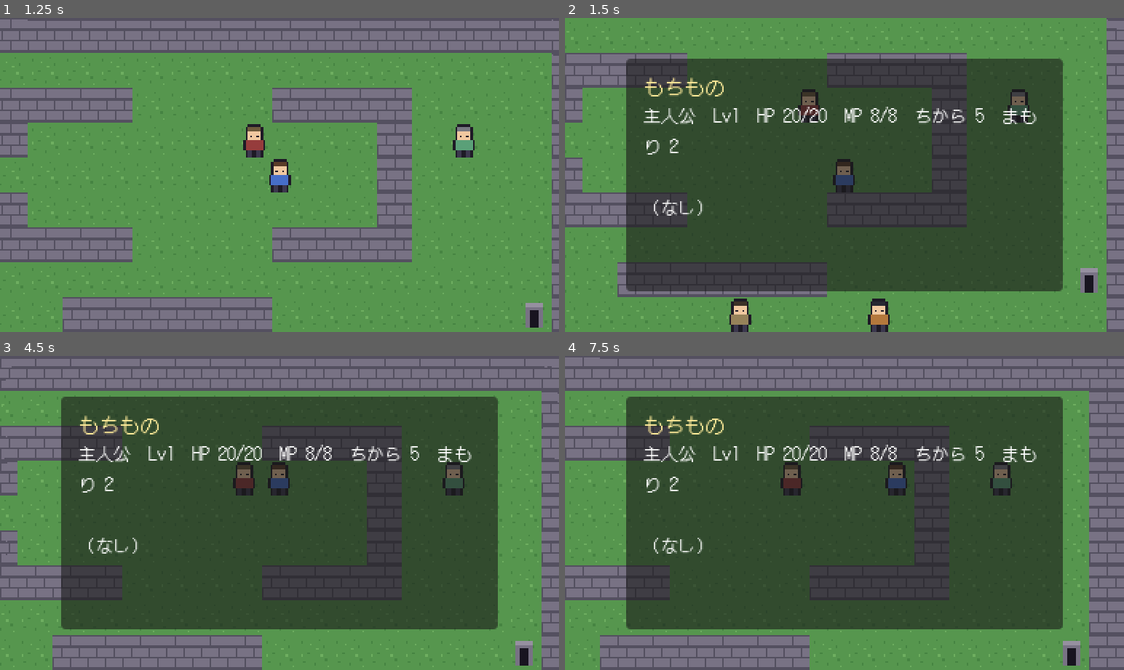
Above: before the commit, frames 1-4 (two rows, left to right).
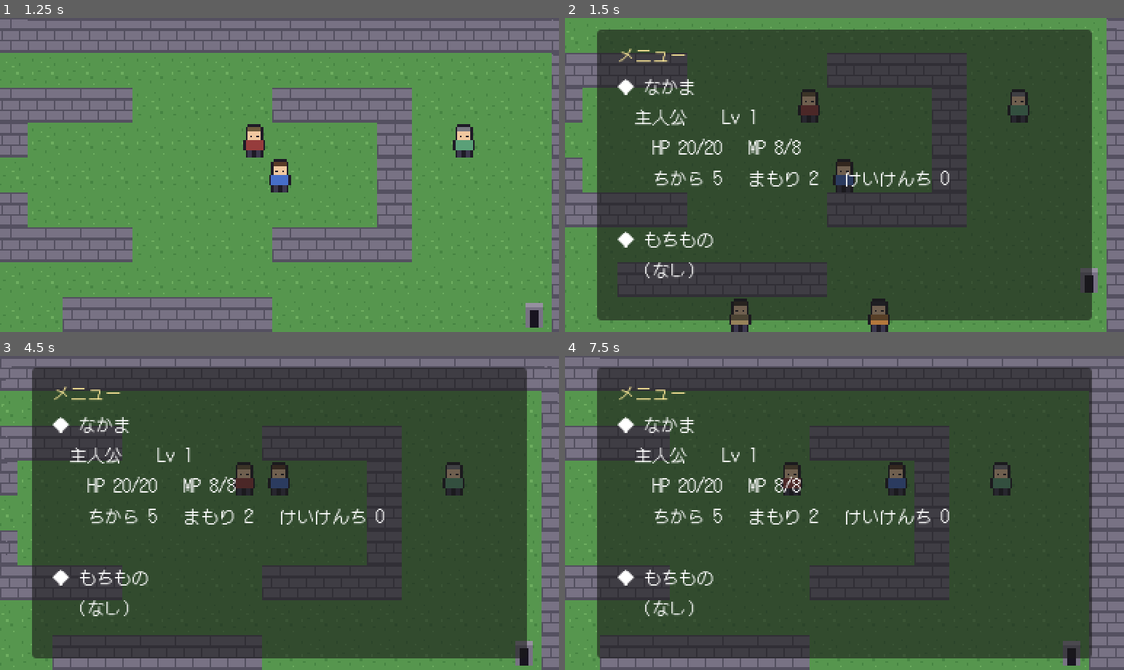
Above: after the commit, the same moments.

Repository: dobachi/kataru
Game: Godot game, scene res://src/game/Title.tscn
Same seed, same stepped clock (60 frames per second), same inputs: the game is played once before the commit and once after it.
Inputs:
- Up to frame 1 (1.25 s): tap Enter (ui_accept) at 0.5 s; hold Right (ui_right) from 0.53 s (still down); hold Enter (ui_accept) from 0.53 s (still down)
- Up to frame 2 (1.5 s): release Right (ui_right) at 1.28 s; release Enter (ui_accept) at 1.28 s; hold Down (ui_down) from 1.28 s (still down); tap I at 1.35 s
- Up to frame 3 (4.5 s): tap Enter (ui_accept) at 1.52, 1.55, 1.82, 2, 3.02, 3.05, 3.32, 3.5 s; release Down (ui_down) at 2.03 s; hold Right (ui_right) 2.03-2.78 s; hold Enter (ui_accept) 2.03-2.78 s; hold Up (ui_up) 2.78-3.53 s; tap I at 2.85, 4.35 s; hold Enter (ui_accept) 3.53-4.28 s; hold Left (ui_left) from 3.53 s (still down)
- Up to frame 4 (7.5 s): tap Enter (ui_accept) at 4.52, 4.55, 4.82, 5, 6.02, 6.05, 6.32 s; release Left (ui_left) at 5.03 s; hold Down (ui_down) 5.03-5.78 s; hold Enter (ui_accept) 5.03-5.78 s; hold Right (ui_right) 5.78-6.53 s; tap I at 5.85, 7.35 s; hold Up (ui_up) 6.53-7.28 s; hold Enter (ui_accept) 6.53-7.28 s; hold Right (ui_right) from 7.28 s (still down)

Frame 1 is identical in both runs. In frame 2, 27% of the frame differs, in the area x 5-95%, y 3-97%; in frame 3, 28%; in frame 4, 28%.

Commit message:
fix: 持ち物ダイアログの可読性改善（#54）
- メニューを『◆なかま』『◆もちもの』にセクション分け
- パーティは各メンバー複数行（Lv / HP・MP / ちから・まもり・けいけんち）
- アイテムは『・名前 … 説明』で一覧。パネルを拡大
- 表示内容をヘッドレスで検証(PASS)

Diff:
--- a/src/core/inventory_box.gd
+++ b/src/core/inventory_box.gd
@@ -1,6 +1,6 @@
 class_name InventoryBox
 extends CanvasLayer
-## 持ち物を一覧表示するウィンドウ。I キーで開閉する想定。
+## メニュー（なかま＝ステータス／もちもの）を見やすく表示するウィンドウ。I キーで開閉。
 
 var active := false
 var _title: Label
@@ -10,35 +10,47 @@
 	layer = 15
 	var panel := Panel.new()
 	panel.set_anchors_preset(Control.PRESET_CENTER)
-	panel.offset_left = -150
-	panel.offset_right = 150
-	panel.offset_top = -80
-	panel.offset_bottom = 80
+	panel.offset_left = -170
+	panel.offset_right = 170
+	panel.offset_top = -100
+	panel.offset_bottom = 100
 	add_child(panel)
 
 	_title = Label.new()
-	_title.text = "もちもの"
-	_title.add_theme_font_size_override("font_size", 14)
+	_title.text = "メニュー"
 	_title.modulate = Color(1.0, 0.92, 0.6)
-	_title.position = Vector2(12, 8)
+	_title.position = Vector2(14, 8)
 	panel.add_child(_title)
 
 	_body = Label.new()
-	_body.add_theme_font_size_override("font_size", 12)
+	_body.set_anchors_preset(Control.PRESET_FULL_RECT)
+	_body.offset_left = 14
+	_body.offset_top = 30
+	_body.offset_right = -14
+	_body.offset_bottom = -10
 	_body.autowrap_mode = TextServer.AUTOWRAP_WORD_SMART
-	_body.set_anchors_preset(Control.PRESET_FULL_RECT)
-	_body.offset_left = 12
-	_body.offset_top = 30
-	_body.offset_right = -12
-	_body.offset_bottom = -10
 	panel.add_child(_body)
 
 	visible = false
 
-## entries: ["薬草 — 東の森に生える…", ...]、header: ステータス1行
-func open(entries: Array, header: String = "") -> void:
-	var items_text := "（なし）" if entries.is_empty() else "\n".join(PackedStringArray(entries))
-	_body.text = (header + "\n\n" + items_text) if header != "" else items_text
+## party: stats辞書の配列, items: {name,desc} の配列
+func open(party: Array, items: Array) -> void:
+	var lines: Array = ["◆ なかま"]
+	for m in party:
+		lines.append("  %s    Lv %d" % [str(m.get("name", "")), int(m.get("level", 1))])
+		lines.append("    HP %d/%d   MP %d/%d" % [
+			int(m.get("hp", 0)), int(m.get("max_hp", 0)), int(m.get("mp", 0)), int(m.get("max_mp", 0))])
+		lines.append("    ちから %d   まもり %d   けいけんち %d" % [
+			int(m.get("atk", 0)), int(m.get("def", 0)), int(m.get("exp", 0))])
+	lines.append("")
+	lines.append("◆ もちもの")
+	if items.is_empty():
+		lines.append("  （なし）")
+	else:
+		for it in items:
+			var desc := str(it.get("desc", ""))
+			lines.append(("  ・%s … %s" % [str(it.get("name", "")), desc]) if desc != "" else ("  ・%s" % str(it.get("name", ""))))
+	_body.text = "\n".join(PackedStringArray(lines))
 	active = true
 	visible = true
 
--- a/src/game/Main.gd
+++ b/src/game/Main.gd
@@ -256,19 +256,10 @@
 		_toast("けいけんち %d を えた" % amount)
 
 func _open_inventory() -> void:
-	var entries: Array = []
+	var items: Array = []
 	for id in _inventory:
-		var item := ItemLoader.load_item(str(id))
-		var desc := str(item.get("desc", ""))
-		entries.append("%s — %s" % [str(item.get("name", id)), desc] if desc != "" else str(item.get("name", id)))
-	var lines: Array = []
-	for m in _party:
-		lines.append("%s  Lv%d  HP %d/%d  MP %d/%d  ちから %d  まもり %d" % [
-			str(m.get("name", "")), int(m.get("level", 1)), int(m.get("hp", 0)),
-			int(m.get("max_hp", 0)), int(m.get("mp", 0)), int(m.get("max_mp", 0)),
-			int(m.get("atk", 0)), int(m.get("def", 0)),
-		])
-	_inv_box.open(entries, "\n".join(PackedStringArray(lines)))
+		items.append(ItemLoader.load_item(str(id)))
+	_inv_box.open(_party, items)
 	_player.input_locked = true
 
 ## 効果（set/give/take）をまとめて適用する。
